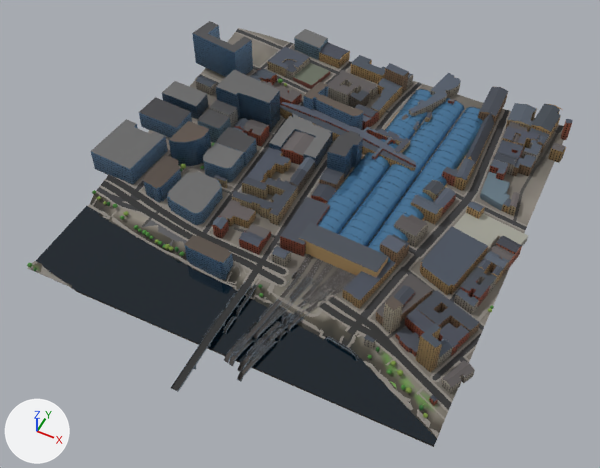
What one commit did to the glTF model glasgow-subway/data/city/city_8_5.glb.
Before and after are seen from a camera (50 mm lens) standing at (957.0, -908.0, 750.0) and looking at (657.0, -308.0, 1.0). Arrows for +X, +Y and +Z are at lower left; the lights stay in place. The older version comes first. Where no turn or scale is listed for an object, it has been applied to the vertices. Vertices at exactly the same position are counted once.

The first picture shows 'buildings_8_5', 'landmarks_central_station', 'rail_8_5', 'roads_8_5', 'terrain_8_5', 'water_8_5' and 1 more.
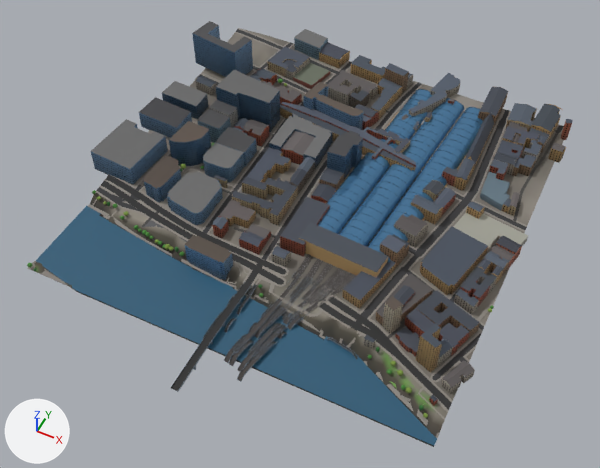
Edits to the bpy script that builds the scene:
```text
Change mat_mat_wall_glass:
    add n5 = _N.new('ShaderNodeMapping'); n5.name = 'Mapping'
    add n5.inputs[1].default_value = (0.0, -64.0, 0.0)  # 'Location'
    add n5.inputs[3].default_value = (128.0, 128.0, 1.0)  # 'Scale'
    add n6 = _N.new('ShaderNodeUVMap'); n6.name = 'UV Map'
    add n6.uv_map = 'UVMap'
    where n4 = _N.new('ShaderNodeTexImage'); n4.name = 'Image Texture'
    add _L.new(n5.outputs[0], n4.inputs[0])  # 'Vector' to 'Vector'
    add _L.new(n6.outputs[0], n5.inputs[0])  # 'UV' to 'Vector'
Change mat_mat_water:
    where n2 = _N.new('ShaderNodeMix'); n2.name = 'Mix'
    n2.inputs[7].default_value: (0.0331, 0.0946, 0.133, 1.0) -> (0.787, 0.89, 1.0, 1.0)  # 'B', dark cyan #335766 -> 'B', pale blue #e5f2ff
Change me_buildings_8_5:
    used by ob_buildings_8_5; location = (643.0, -219.0, 37.0)
    remove me_buildings_8_5.from_pydata(...)  # 2251 vertices, 2828 faces; spans x -266.0..266.0, y -243.0..243.0, z -37.0..37.0
    add me_buildings_8_5.from_pydata(...)  # 2147 vertices, 2689 faces; spans x -266.0..266.0, y -243.0..243.0, z -37.0..37.0
    me_buildings_8_5 part 1: 1673 kept faces spanning x -266.0..266.0, y -243.0..243.0, z -37.0..37.0 get new texture (UV) coordinates
    edits to the shape of me_buildings_8_5 do not show in these pictures
Change me_rail_8_5:
    used by ob_rail_8_5; location = (727.0, -274.0, 12.0); scale = (246.0, 246.0, 246.0)
    remove me_rail_8_5.from_pydata(...)  # 8704 vertices, 11826 faces; spans x -0.25..0.25, y -1.0..1.0, z -0.05..0.05
    add me_rail_8_5.from_pydata(...)  # 5626 vertices, 7431 faces; spans x -0.25..0.25, y -1.0..1.0, z -0.05..0.05
    me_rail_8_5 part 2: 746 vertices moved within x -0.24..0.25, y -0.91..1.0, z -0.03..0.05; 5220 vertices removed from x -0.25..0.25, y -0.98..1.0, z -0.05..0.05; 2142 vertices added at x -0.25..0.25, y -0.96..1.0, z -0.05..0.05
Change me_roads_8_5:
    used by ob_roads_8_5; location = (650.0, -281.0, 14.0)
    remove me_roads_8_5.from_pydata(...)  # 4552 vertices, 5087 faces; spans x -250.0..250.0, y -281.0..281.0, z -14.0..14.0
    add me_roads_8_5.from_pydata(...)  # 2254 vertices, 2510 faces; spans x -250.0..250.0, y -281.0..281.0, z -14.0..14.0
    me_roads_8_5 part 3: a new loose piece of 56 vertices spanning x 46.0..137.0, y 171.0..281.0, z 8.0..11.0, in mat_mat_landmark_stone
    me_roads_8_5 part 4: 280 vertices moved from x -239.0..245.0, y -276.0..281.0, z -9.0..14.0 to x -230.0..241.0, y -272.0..281.0, z -8.0..14.0; 2783 vertices removed from x -250.0..250.0, y -271.0..281.0, z -14.0..14.0; 439 vertices added at x -250.0..250.0, y -204.0..281.0, z -14.0..13.0
    me_roads_8_5 part 5: 4 vertices removed from x -236.0..-196.0, y -216.0..-208.0, z -13.0..-10.0; 2 vertices added at x -227.0..-205.0, y -214.0..-209.0, z -13.0..-11.0
    other edits to the shape of me_roads_8_5 do not show in these pictures
Change me_water_8_5:
    where me_water_8_5.from_pydata(...)  # 187 vertices, 223 faces; spans x -250.0..250.0, y -57.0..57.0, z 0.0
    used by ob_water_8_5; location = (650.0, -443.0, 3.0)
    me_water_8_5 part 6: 223 faces centred in x -245.0..248.0, y -55.0..55.0, z 0.0 are repainted in the vertex colours; the middle colour goes from dark blue #2a4d5c to dark blue #326076
Change ob_rail_8_5:
    ob_rail_8_5.location: (727.0, -274.0, 12.0) -> (727.0, -275.0, 12.0)
    ob_rail_8_5.scale: (246.0, 246.0, 246.0) -> (245.0, 245.0, 245.0)
```

Boxes [x1, y1, x2, y2] around the edits, measured in the pictures (600 x 468 px; the box of a moved part takes in the faces that stretch with it):
'buildings_8_5', reshaped
    both: [91, 21, 573, 406]
'water_8_5', surface changed, recoloured (black to blue)
    both: [36, 206, 437, 446]
'rail_8_5', reshaped, moved, rescaled
    before: [224, 115, 460, 382]
    after: [224, 119, 457, 382]
part 1 of me_buildings_8_5, surface changed
    both: [144, 93, 457, 403]
part 2 of me_rail_8_5, cut back
    before: [224, 146, 439, 380]
    after: [225, 146, 439, 372]
part 3 of me_roads_8_5, added
    after: [421, 94, 483, 125]
part 4 of me_roads_8_5, reshaped
    before: [89, 179, 451, 438]
    after: [101, 179, 451, 438]
part 5 of me_roads_8_5, moved or reshaped
    before: [30, 261, 73, 289]
    after: [33, 261, 68, 286]
